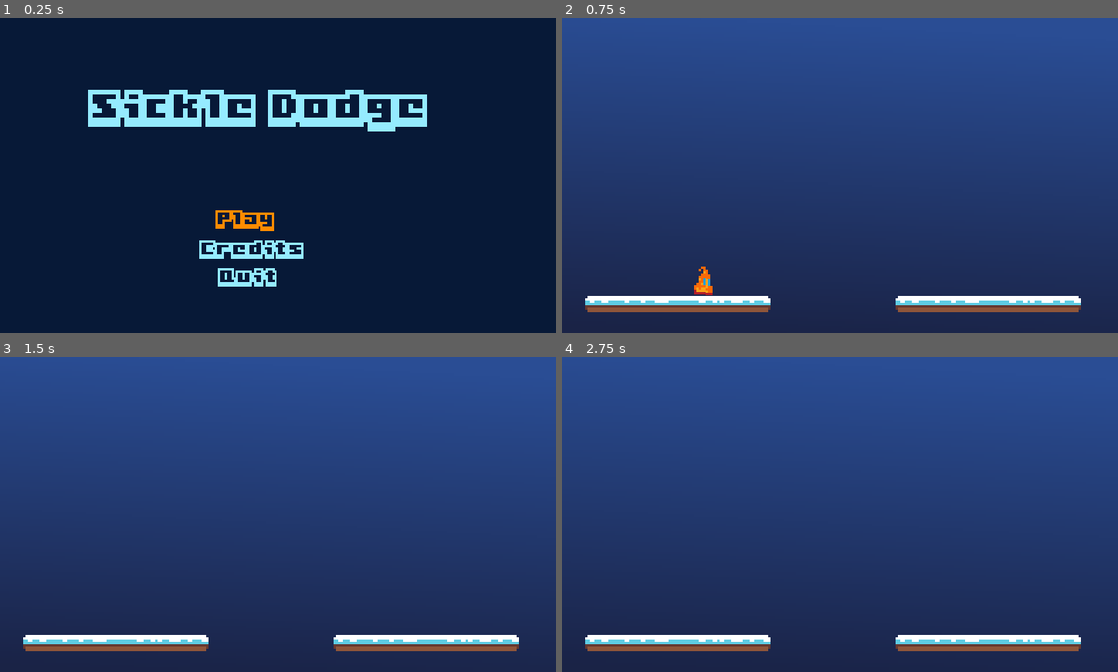
Above: before the commit, frames 1-4 (two rows, left to right).
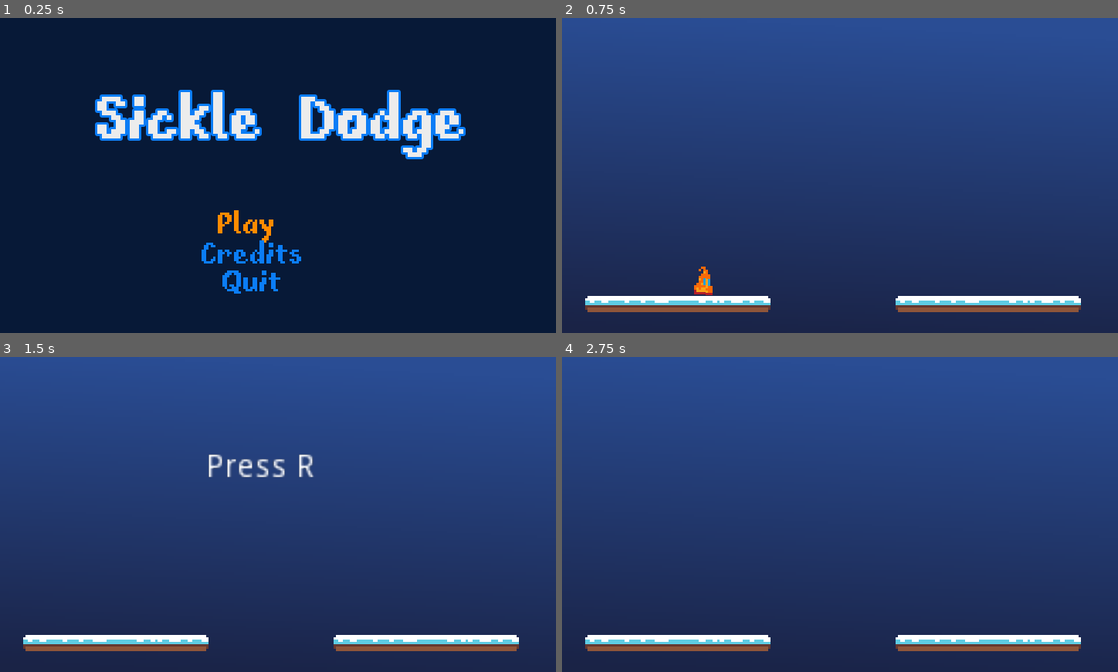
Above: after the commit, the same moments.

Repository: sugarvoid/winter-break-jam
Game: Godot game, scene res://game/menu/title_menu.tscn
The game is run twice, just before and just after one commit, with the same random seed, the same clock (stepped at 60 frames per second) and the same inputs.
Inputs:
- Up to frame 1 (0.25 s): no input
- Up to frame 2 (0.75 s): tap Enter (ui_accept) at 0.5 s; hold D (move_right) from 0.53 s (still down); tap Space (dash) at 0.6 s
- Up to frame 3 (1.5 s): keep holding D (move_right); tap W (jump) at 0.77 s; tap Space (dash) at 1.35 s
- Up to frame 4 (2.75 s): tap W (jump) at 1.52 s; tap R (restart) at 2 s; release D (move_right) at 2.03 s; hold A (move_left) from 2.03 s (still down); tap Space (dash) at 2.1 s

The runs differ from the first frame. In frame 1, 10% of the frame differs, in the area x 15-84%, y 22-88%; in frame 2, nothing differs; in frame 3, 0.6%; in frame 4, nothing differs.

Commit message:
Change font and add "top wall" wave

Diff:
--- /dev/null
+++ b/game/danger_object/wave/sickle_wave_top_all.tscn
@@ -0,0 +1,38 @@
+[gd_scene load_steps=3 format=2]
+
+[ext_resource path="res://game/danger_object/wave/sickle_wave.tscn" type="PackedScene" id=1]
+[ext_resource path="res://game/danger_object/ice_sickle/ice_sickle.tscn" type="PackedScene" id=2]
+
+[node name="SWTopAll" instance=ExtResource( 1 )]
+
+[node name="IceSickle" parent="Hazards" index="0" instance=ExtResource( 2 )]
+position = Vector2( 13, -17 )
+rotation_d = 90
+
+[node name="IceSickle2" parent="Hazards" index="1" instance=ExtResource( 2 )]
+position = Vector2( 38, -40 )
+rotation_d = 90
+
+[node name="IceSickle3" parent="Hazards" index="2" instance=ExtResource( 2 )]
+position = Vector2( 66, -18 )
+rotation_d = 90
+
+[node name="IceSickle4" parent="Hazards" index="3" instance=ExtResource( 2 )]
+position = Vector2( 95, -40 )
+rotation_d = 90
+
+[node name="IceSickle5" parent="Hazards" index="4" instance=ExtResource( 2 )]
+position = Vector2( 141, -40 )
+rotation_d = 90
+
+[node name="IceSickle6" parent="Hazards" index="5" instance=ExtResource( 2 )]
+position = Vector2( 169, -20 )
+rotation_d = 90
+
+[node name="IceSickle7" parent="Hazards" index="6" instance=ExtResource( 2 )]
+position = Vector2( 196, -40 )
+rotation_d = 90
+
+[node name="IceSickle8" parent="Hazards" index="7" instance=ExtResource( 2 )]
+position = Vector2( 226, -18 )
+rotation_d = 90
--- a/game/game.gd
+++ b/game/game.gd
@@ -63,7 +63,9 @@
 	self.start_delay_timer.connect("timeout", self, "_start_level")
 	self.player.connect("fell_off_screen", self, "_respawn_player")
 	self.player.connect("is_dying", self, "_remove_hazards")
-	self.player.connect("on_death", self, "_play_gameoever_sound")
+	# TODO: REMOVE ONCE I ADD SOUND
+	#### self.player.connect("on_death", self, "_play_gameoever_sound")
+	self.player.connect("on_death", self, "_end_game")
 	self.kill_zone.connect("body_entered", self, "_respawn_player")
 	self.player.connect("on_air_jump", self.effect_conatainer, "add_effect_to_screen")
 	self.gamer_timer.connect("timeout", self, "_tick")
@@ -76,8 +78,10 @@
 func _end_game():
 	# Play gameover sound
 	self._remove_hazards()
+	$OverLay/LblRestart.visible = true
 	print('gameover')
 
 func _game_won() -> void:
 	# play winning sound
+	$OverLay/LblWin.visible = true
 	print('You win!')
--- a/game/manager/hazard_manager/hazard_manager.gd
+++ b/game/manager/hazard_manager/hazard_manager.gd
@@ -17,6 +17,8 @@
 const p_SWLeftTop: PackedScene = preload("res://game/danger_object/wave/sickle_wave_left_top.tscn")
 const p_SWLeftBottom: PackedScene = preload("res://game/danger_object/wave/sickle_wave_left_bottom.tscn")
 
+const p_SWAll: PackedScene = preload("res://game/danger_object/wave/sickle_wave_top_all.tscn")
+
 var left_timer: int = 2
 var right_timer: int = 1
 
@@ -29,7 +31,7 @@
 	single_sickle_left_timer.start(self.left_timer)
 	single_sickle_right_timer.start(self.right_timer)
 
-func _spawn_ice_sickle(spawn_pos: Vector2 = $Position2D.global_position, move_dir: int = 0, speed = 30) -> void:
+func _spawn_ice_sickle(spawn_pos: Vector2 = $Position2D.global_position, move_dir: int = 0, speed = 60) -> void:
 	var new_sickle: DangerObject = p_IceSickle.instance()
 	new_sickle.speed = speed
 	new_sickle.rotation_d = move_dir
@@ -47,7 +49,7 @@
 
 func _on_left_timeout() -> void:
 	print('left')
-	_spawn_ice_sickle(single_left_pos.global_position, DangerObject.MOVING_DIRECTION.RIGHT, 60)
+	_spawn_ice_sickle(single_left_pos.global_position, DangerObject.MOVING_DIRECTION.RIGHT, 80)
 
 func _on_right_timeout() -> void:
 	print('right')
@@ -56,6 +58,8 @@
 func spawn_hazard(sec: int) -> void:
 	pass
 	match sec:
+		1:
+			_spawn_ice_sickle()
 		2, 10:
 			_spawn_wave(p_SWTopLeft, 150)
 		4:
@@ -68,11 +72,15 @@
 			_spawn_ice_sickle($Position2D2.global_position, DangerObject.MOVING_DIRECTION.RIGHT)
 			_spawn_ice_sickle($Position2D.global_position, DangerObject.MOVING_DIRECTION.RIGHT)
 		12:
+			_spawn_wave(p_SWAll, 120)
+		13:
 			_spawn_wave(p_SWTopLeft, 200)
 		15:
 			_spawn_wave(p_SWLeftBottom, 180)
 		16:
 			_spawn_wave(p_SWLeftBottom, 175)
+		17:
+			_spawn_wave(p_SWAll, 80)
 		118:
 			# last ones
 			pass
--- a/game/menu/title_menu.gd
+++ b/game/menu/title_menu.gd
@@ -1,6 +1,6 @@
 extends Control
 
-const DEFAULT_COLOR: Color = Color("96ecff")
+const DEFAULT_COLOR: Color = Color("0c7ef7")
 const HIGHLIGHT_COLOR: Color = Color.darkorange
 
 onready var option_list: Control = get_node("Options")
--- a/game/menu/title_menu.tscn
+++ b/game/menu/title_menu.tscn
@@ -1,10 +1,33 @@
-[gd_scene load_steps=4 format=2]
+[gd_scene load_steps=6 format=2]
 
 [ext_resource path="res://game/menu/title_menu.gd" type="Script" id=1]
-[ext_resource path="res://game/font/Boxy-Bold.ttf" type="DynamicFontData" id=2]
+[ext_resource path="res://game/font/fibberish.ttf" type="DynamicFontData" id=2]
+
+[sub_resource type="DynamicFont" id=2]
+size = 32
+outline_size = 1
+outline_color = Color( 0.0470588, 0.494118, 0.968627, 1 )
+font_data = ExtResource( 2 )
 
 [sub_resource type="DynamicFont" id=1]
+size = 32
+outline_color = Color( 0.0470588, 0.494118, 0.968627, 1 )
 font_data = ExtResource( 2 )
+
+[sub_resource type="Animation" id=3]
+resource_name = "title_sway"
+tracks/0/type = "value"
+tracks/0/path = NodePath("LblTitle:rect_scale")
+tracks/0/interp = 1
+tracks/0/loop_wrap = true
+tracks/0/imported = false
+tracks/0/enabled = true
+tracks/0/keys = {
+"times": PoolRealArray( 0, 0.5, 1 ),
+"transitions": PoolRealArray( 1, 1, 1 ),
+"update": 0,
+"values": [ Vector2( 1, 1 ), Vector2( 0.8, 0.8 ), Vector2( 1, 1 ) ]
+}
 
 [node name="TitleMenu" type="Control"]
 anchor_right = 1.0
@@ -19,14 +42,22 @@
 rect_scale = Vector2( 3.4377, 2.81689 )
 color = Color( 0.0313726, 0.101961, 0.219608, 1 )
 
-[node name="Label" type="Label" parent="."]
+[node name="LblTitle" type="Label" parent="."]
+anchor_left = 0.00833333
+anchor_top = 0.00735294
+anchor_right = 0.05
+anchor_bottom = 0.0808824
 margin_left = 38.0
 margin_top = 31.0
 margin_right = 188.0
 margin_bottom = 49.0
-custom_colors/font_color = Color( 0.588235, 0.92549, 1, 1 )
-custom_fonts/font = SubResource( 1 )
+custom_colors/font_color = Color( 0.929412, 0.929412, 0.929412, 1 )
+custom_fonts/font = SubResource( 2 )
 text = "Sickle Dodge"
+align = 1
+__meta__ = {
+"_edit_use_anchors_": true
+}
 
 [node name="Options" type="Control" parent="."]
 
@@ -36,7 +67,7 @@
 margin_right = 243.0
 margin_bottom = 101.0
 rect_scale = Vector2( 0.5, 0.5 )
-custom_colors/font_color = Color( 0.588235, 0.92549, 1, 1 )
+custom_colors/font_color = Color( 1, 1, 1, 1 )
 custom_fonts/font = SubResource( 1 )
 text = "Play"
 
@@ -46,7 +77,6 @@
 margin_right = 236.0
 margin_bottom = 114.0
 rect_scale = Vector2( 0.5, 0.5 )
-custom_colors/font_color = Color( 0.588235, 0.92549, 1, 1 )
 custom_fonts/font = SubResource( 1 )
 text = "Credits"
 
@@ -56,7 +86,6 @@
 margin_right = 244.0
 margin_bottom = 126.0
 rect_scale = Vector2( 0.5, 0.5 )
-custom_colors/font_color = Color( 0.588235, 0.92549, 1, 1 )
 custom_fonts/font = SubResource( 1 )
 text = "Quit"
 
@@ -81,3 +110,6 @@
 text = "Credits"
 
 [node name="AudioStreamPlayer" type="AudioStreamPlayer" parent="."]
+
+[node name="AnimationPlayer" type="AnimationPlayer" parent="."]
+anims/title_sway = SubResource( 3 )
Binary file added: game/font/fibberish.ttf
Not shown, changed: README.md
